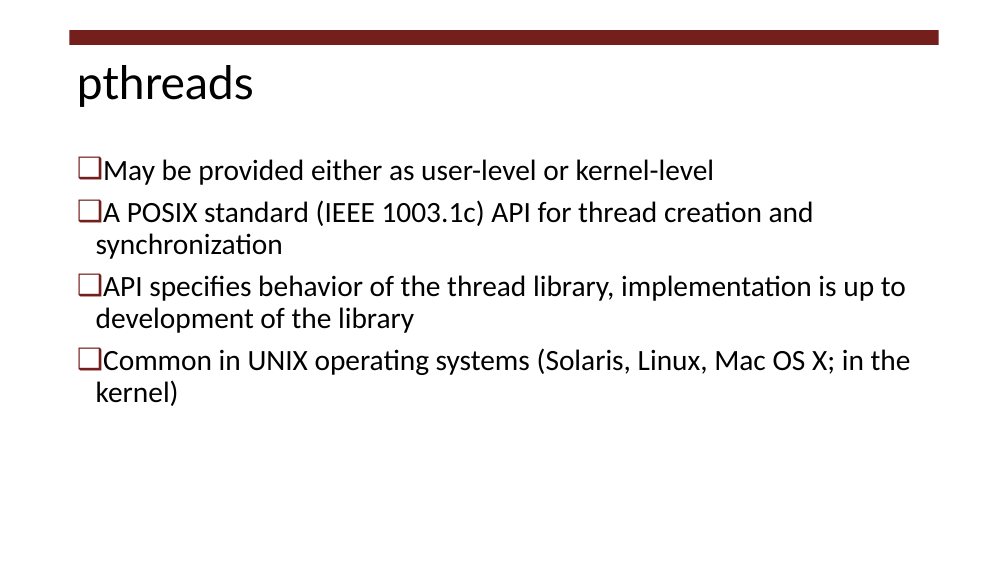
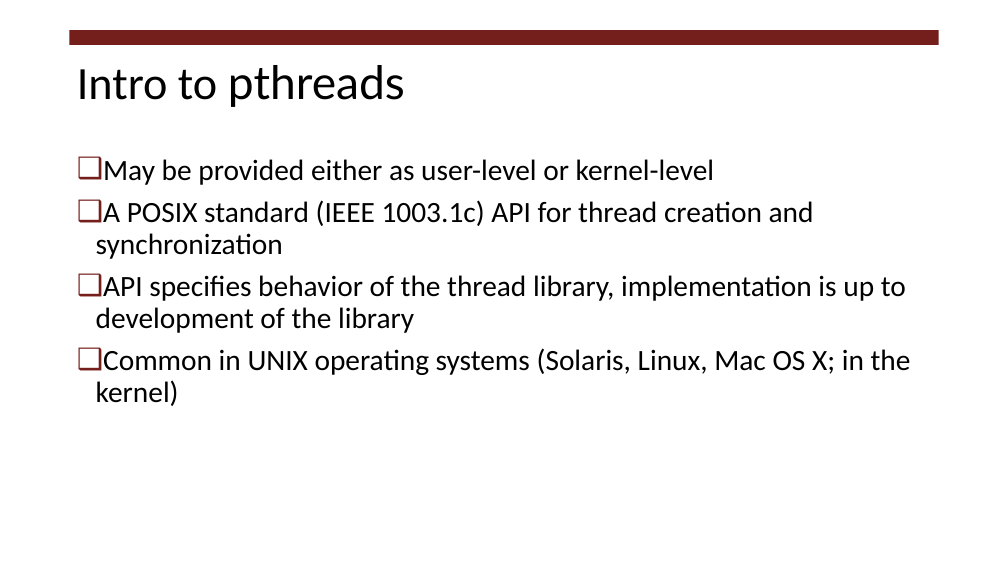
Before and after one commit to RHIT-CSSE/csse332, a slide deck: slide 3 of ClassMaterials/MoreThreads/MoreThreads.pptx. Drawn at 1008x567 pixels with LibreOffice and Linux fonts; fonts in the diff are those of the drawing. Boxes give left, top, right and bottom in pixels: in the first picture for what was removed or moved away, otherwise in the second. Text is boxed around its words. In the diff, an @@ line names an element or a change of style, - is before the commit and + after.

```diff
--- a/ClassMaterials/MoreThreads/MoreThreads.pptx
+++ b/ClassMaterials/MoreThreads/MoreThreads.pptx
@@ title at [77,65,405,107]: text changed @@
-pthreads
+Intro to pthreads
```
Also in this commit, not shown: 6 other slides changed.
